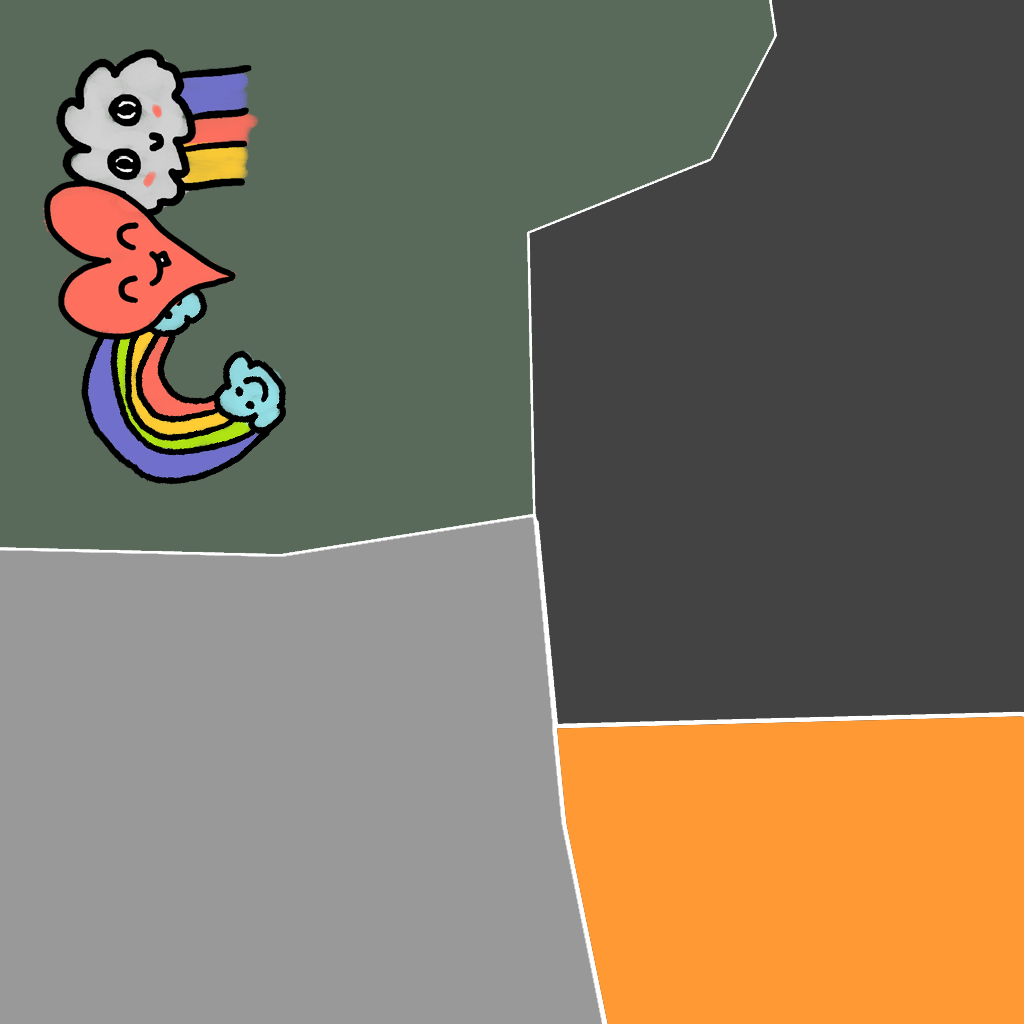
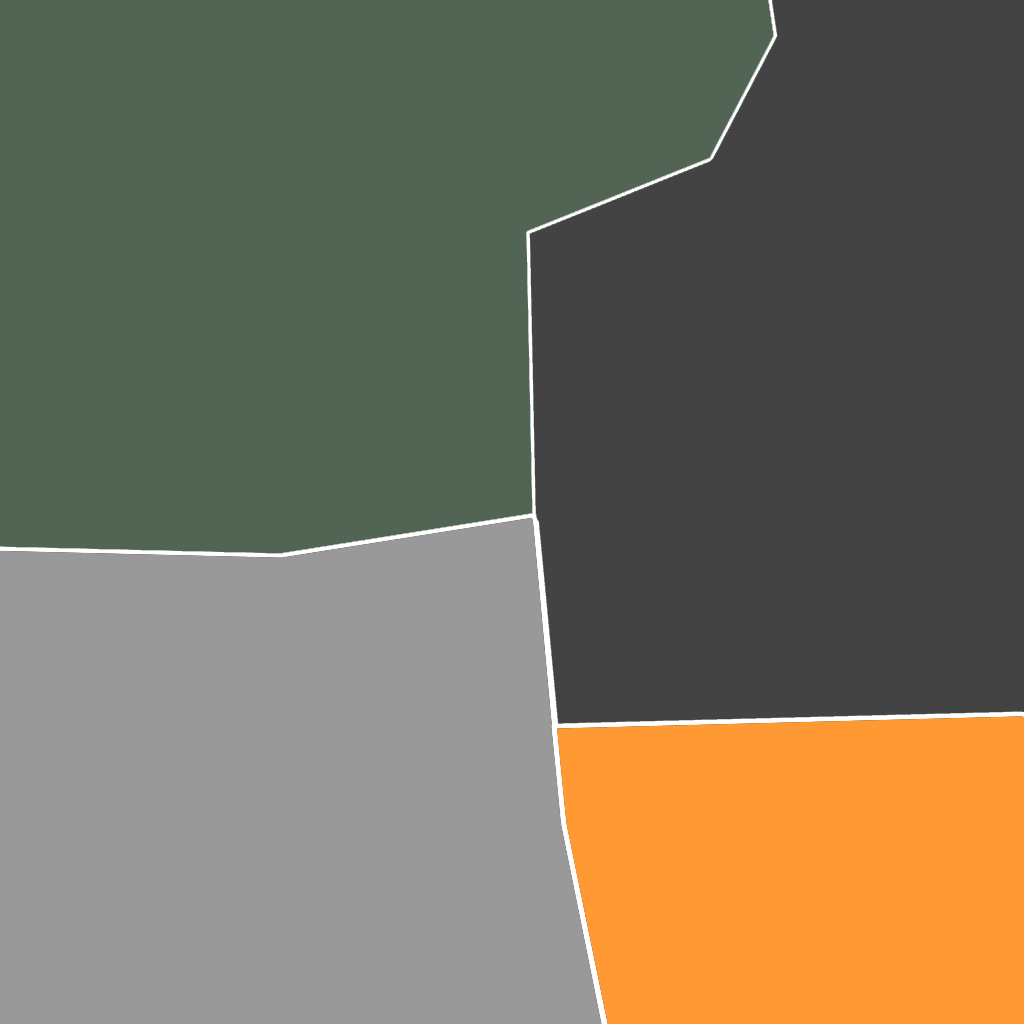
Layer changes from the first 1024 × 1024 image to the second:
removed layer "Layer 4" over [42, 180, 237, 340]
removed layer "Layer 6" over [56, 49, 259, 220]
removed layer "Layer 5" over [81, 256, 287, 485]
painted on "Layer 1" over [0, 0, 1024, 1024]
